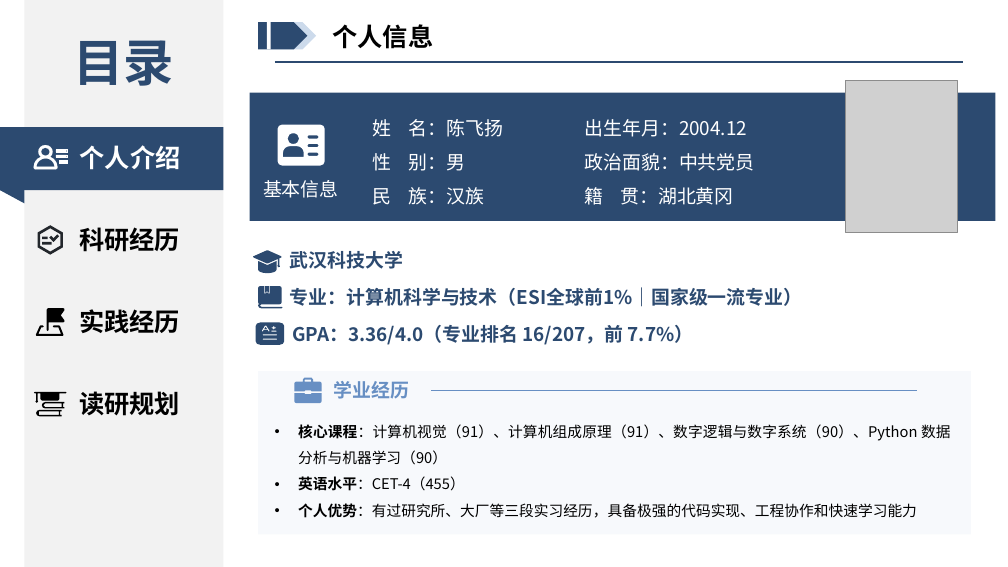
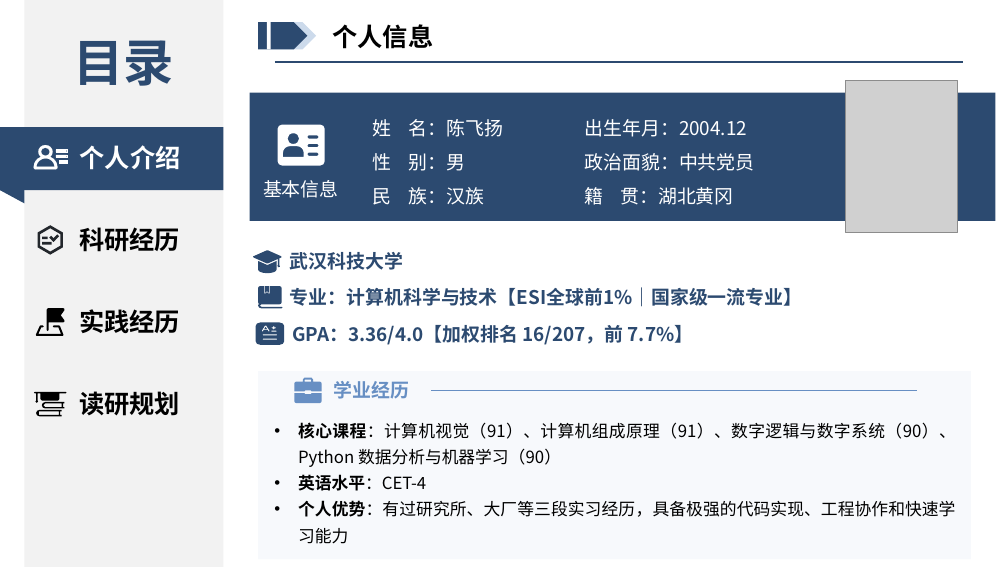
Before and after one commit to xiaofei777/exemption, a slide deck: slide 3 of 面试PPT/历史版本/推免ppt.pptx (slide 4 before the commit). Drawn at 1008x567 pixels with LibreOffice and Linux fonts; fonts in the diff are those of the drawing; grey boxes stand for pictures. Boxes give left, top, right and bottom in pixels: in the first picture for what was removed or moved away, otherwise in the second. Text is boxed around its words. In the diff, an @@ line names an element or a change of style, - is before the commit and + after.

```diff
--- a/面试PPT/历史版本/推免ppt.pptx
+++ b/面试PPT/历史版本/推免ppt.pptx
@@ text at box(290, 287, 803, 307): text changed @@
-专业：计算机科学与技术（ESI全球前1%｜国家级一流专业）
+专业：计算机科学与技术【ESI全球前1%｜国家级一流专业】
@@ text at box(292, 325, 694, 345): text changed @@
-GPA：3.36/4.0（专业排名 16/207，前 7.7%）
+GPA：3.36/4.0【加权排名 16/207，前 7.7%】
@@ rectangle: place and size @@
-rectangle at box(258, 371, 971, 535)
+rectangle at box(258, 371, 971, 560)
@@ text at box(298, 422, 956, 544): size 14 to 16 pt @@
@@ text at box(298, 474, 426, 491): text changed; size 14 to 16 pt @@
-• 英语水平：CET-4（455）
+• 英语水平：CET-4
```
Also in this commit, not shown: 8 other slides changed, 3 slides removed, 4 other files.
